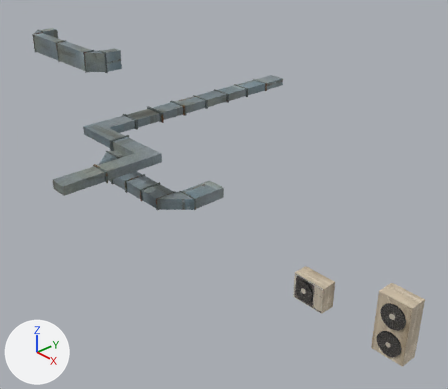
The Blender file Assets/Models/blend/Vents.blend as it was, and as the next commit left it.
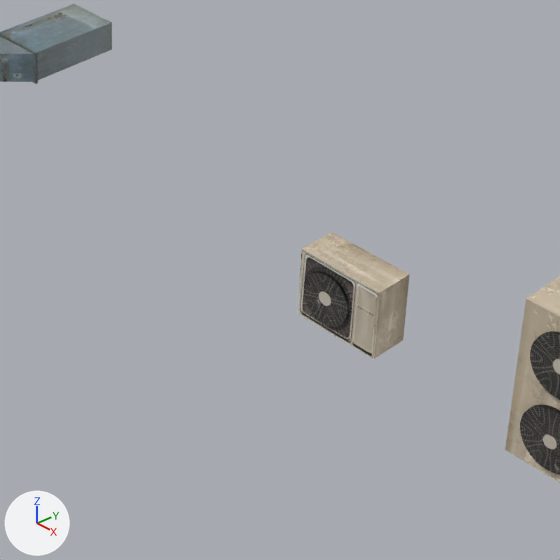
Old and new are each drawn whole from a camera (50 mm lens) standing at (5.53, -7.29, 6.31) and looking at (-3.89, 1.24, -0.18) and again close up on the part from 41% to 87% of the width and 46% to 100% of the height. Every picture has the same lights, and +X, +Y and +Z are marked at lower left.

In view in the first close-up: 'VentSystemShort', 'VentsSmall', 'VentsTall'.
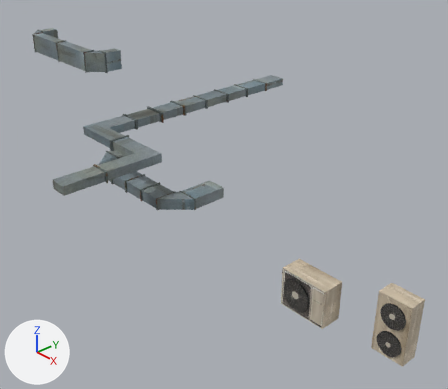
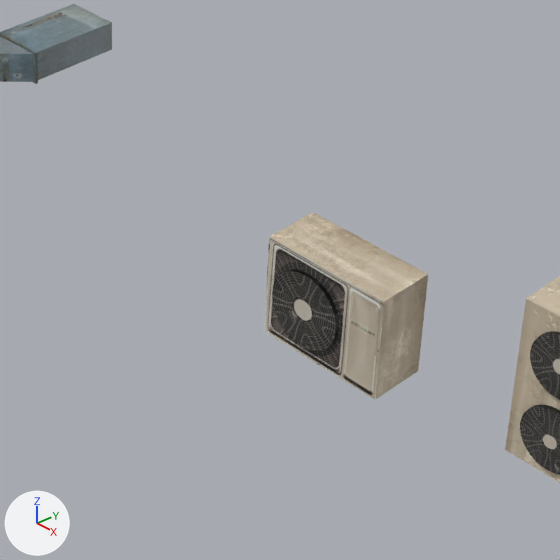
Boxes [x1, y1, x2, y2] around the edits, measured in the close-ups (560 x 560 px):
'VentsSmall', rescaled (46% wider, 48% taller)
    before: [298, 232, 410, 359]
    after: [264, 212, 428, 400]

What changed in the scene script:
```text
Change ob_ventssmall:
    ob_ventssmall.scale: (1.0, 1.0, 1.0) -> (1.47, 1.47, 1.47)
```
